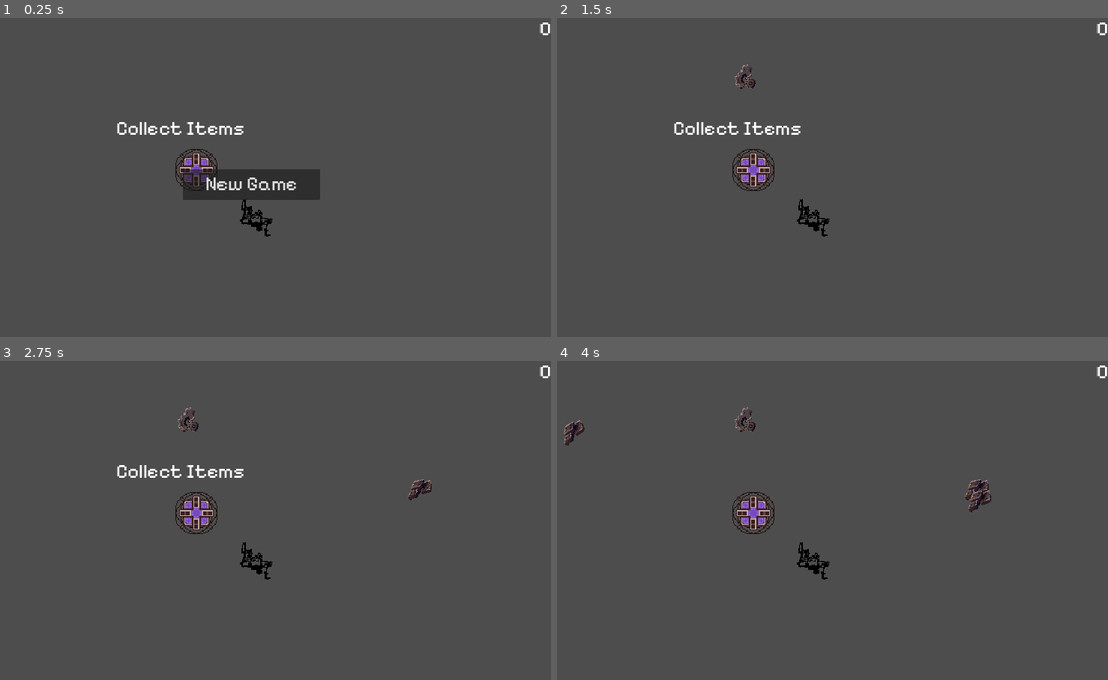
Above: before the commit, frames 1-4 (two rows, left to right).
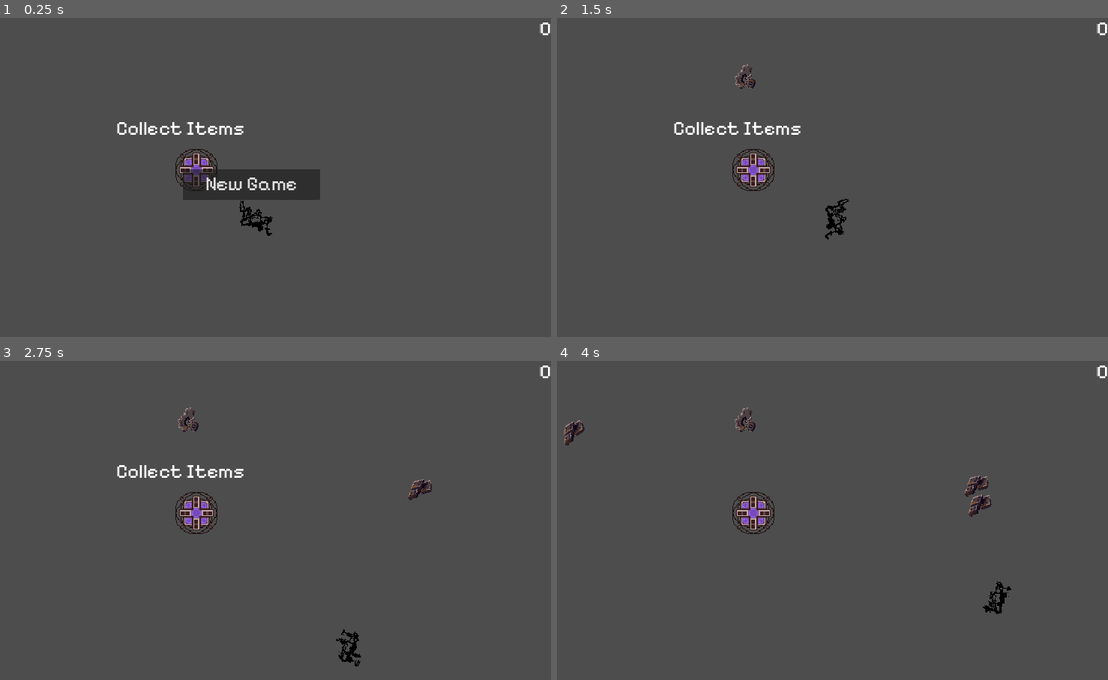
Above: after the commit, the same moments.

Repository: NathanHeaton/Robo-revolution
Game: Godot game, scene res://main.tscn
Two runs of this game, one before a commit and one after it. Both use one fixed random seed, a clock stepped at 60 frames per second and the inputs below.
Inputs (mouse positions are in pixels of both pictures, inside the frame that each line leads up to):
- Up to frame 1 (0.25 s): no input
- Up to frame 2 (1.5 s): click "New Game" at 0.5 s; tap Enter at 1.25 s; move the mouse to (942, 164) at 1.27 s; hold D (move_right) from 1.28 s (still down)
- Up to frame 3 (2.75 s): move the mouse to (132, 542) at 2.02 s; release D (move_right) at 2.03 s; hold S (move_down) from 2.03 s (still down)
- Up to frame 4 (4 s): move the mouse to (865, 453) at 2.77 s; release S (move_down) at 2.78 s; hold D (move_right) 2.78-3.53 s; move the mouse to (777, 590) at 3.52 s; hold W (move_up) from 3.53 s (still down)

The runs differ from the first frame. In frame 1, 0.1% of the frame differs, in the area x 43-50%, y 56-69%; in frame 2, 0.4%; in frame 3, 0.4%; in frame 4, 0.7%, in the area x 43-83%, y 35-80%.

Commit message:
fixed pushing mechanic and start item collection mechanic

Diff:
--- a/robo-revolution/item_collector.tscn
+++ b/robo-revolution/item_collector.tscn
@@ -4,7 +4,7 @@
 [ext_resource type="Texture2D" uid="uid://bc88own3hjhol" path="res://assets/collection_point.png" id="2_ayeuq"]
 
 [sub_resource type="CircleShape2D" id="CircleShape2D_mgpwt"]
-radius = 24.0832
+radius = 88.5664
 
 [sub_resource type="AtlasTexture" id="AtlasTexture_kifpb"]
 atlas = ExtResource("2_ayeuq")
@@ -33,7 +33,7 @@
 "speed": 5.0
 }]
 
-[node name="Item_Collector" type="StaticBody2D"]
+[node name="Item_Collector" type="Area2D"]
 position = Vector2(800, 500)
 script = ExtResource("1_8ruds")
 
@@ -44,3 +44,5 @@
 scale = Vector2(3, 3)
 sprite_frames = SubResource("SpriteFrames_y4ao8")
 animation = &"scrap_collector"
+
+[connection signal="body_entered" from="." to="." method="_on_body_entered"]
--- a/robo-revolution/main.gd
+++ b/robo-revolution/main.gd
@@ -22,6 +22,7 @@
 
 func _on_item_collector_collect() -> void:
 	money += 40
+	print("money gained")
 
 
 
--- a/robo-revolution/main.tscn
+++ b/robo-revolution/main.tscn
@@ -1,10 +1,11 @@
-[gd_scene load_steps=7 format=3 uid="uid://c8nwu4mwix02w"]
+[gd_scene load_steps=8 format=3 uid="uid://c8nwu4mwix02w"]
 
 [ext_resource type="Script" path="res://main.gd" id="1_3hp8v"]
 [ext_resource type="PackedScene" uid="uid://chxff3xxo7qn2" path="res://player.tscn" id="1_kglwf"]
 [ext_resource type="PackedScene" uid="uid://cypyv08he7eys" path="res://scrap_treasure.tscn" id="2_vycq8"]
 [ext_resource type="PackedScene" uid="uid://dkgn3ys5nt1ao" path="res://item_collector.tscn" id="4_q373p"]
 [ext_resource type="PackedScene" uid="uid://3pke8c3v8xbd" path="res://hud.tscn" id="5_h1go3"]
+[ext_resource type="PackedScene" uid="uid://bgplxom4d71ao" path="res://walls.tscn" id="6_o4jhg"]
 
 [sub_resource type="Curve2D" id="Curve2D_ijyt7"]
 _data = {
@@ -36,6 +37,8 @@
 
 [node name="HUD" parent="." instance=ExtResource("5_h1go3")]
 
+[node name="Walls" parent="." instance=ExtResource("6_o4jhg")]
+
 [connection signal="push" from="Player" to="." method="_on_player_push"]
 [connection signal="timeout" from="loot_spawn_timer" to="." method="_spawn_loot"]
 [connection signal="collect" from="Item_Collector" to="." method="_on_item_collector_collect"]
--- a/robo-revolution/player.gd
+++ b/robo-revolution/player.gd
@@ -1,4 +1,4 @@
-extends StaticBody2D
+extends CharacterBody2D
 signal push
 
 @export var speed = 400
@@ -13,10 +13,12 @@
 	show()
 	$CollisionShape2D.disabled = false
 
-# Called every frame. 'delta' is the elapsed time since the previous frame.
-func _process(delta: float) -> void:
-	var velocity = Vector2.ZERO
+
+func _physics_process(delta: float) -> void:
+	velocity = Vector2.ZERO
 	var mouse_pos = get_viewport().get_mouse_position()
+	var angle_to_mouse = (mouse_pos - position).angle() + deg_to_rad(90)
+
 	if Input.is_action_pressed("move_right"):
 		velocity.x +=1
 	if Input.is_action_pressed("move_up"):
@@ -33,12 +35,21 @@
 		$AnimatedSprite2D.stop()
 
 
+	$AnimatedSprite2D.rotation = angle_to_mouse
+	$player_body.rotation = angle_to_mouse - deg_to_rad(90)
+
+	$pushing_area.rotation = angle_to_mouse
+
+	move_and_slide()
 
 
-	$AnimatedSprite2D.rotation = (mouse_pos - position).angle() + deg_to_rad(90)
+	position = position.clamp(Vector2.ZERO,screen_size)
 
-	position += velocity * delta
-	position = position.clamp(Vector2.ZERO,screen_size)
+	for body in $pushing_area.get_overlapping_bodies():  # Use Area2D method
+		if body is RigidBody2D:
+			var push_direction = (body.position - position).normalized()
+			body.apply_central_impulse(push_direction * 5)  # Adjust push force
+
 
 
 
--- a/robo-revolution/player.tscn
+++ b/robo-revolution/player.tscn
@@ -40,12 +40,15 @@
 }]
 
 [sub_resource type="CapsuleShape2D" id="CapsuleShape2D_v7ykx"]
-radius = 27.0
-height = 100.0
+radius = 38.0
+height = 120.0
 
-[node name="Player" type="RigidBody2D"]
-mass = 20.0
-gravity_scale = 0.0
+[sub_resource type="CapsuleShape2D" id="CapsuleShape2D_6lt8k"]
+radius = 23.0
+height = 106.0
+
+[node name="Player" type="CharacterBody2D"]
+position = Vector2(0, 15)
 script = ExtResource("1_7vtfk")
 metadata/_edit_group_ = true
 
@@ -54,8 +57,14 @@
 sprite_frames = SubResource("SpriteFrames_yp4ya")
 animation = &"walk"
 
-[node name="CollisionShape2D" type="CollisionShape2D" parent="."]
+[node name="pushing_area" type="Area2D" parent="."]
+
+[node name="CollisionShape2D" type="CollisionShape2D" parent="pushing_area"]
+position = Vector2(2, -8)
 rotation = 1.5708
 shape = SubResource("CapsuleShape2D_v7ykx")
 
-[connection signal="body_entered" from="." to="." method="_on_body_entered"]
+[node name="player_body" type="CollisionShape2D" parent="."]
+position = Vector2(1, 5)
+rotation = 1.5708
+shape = SubResource("CapsuleShape2D_6lt8k")
--- a/robo-revolution/rigid_body_2d.gd
+++ b/robo-revolution/rigid_body_2d.gd
@@ -1,4 +1,4 @@
-extends RigidBody2D
+extends Area2D
 
 signal collect
 
@@ -16,4 +16,6 @@
 
 
 func _on_body_entered(body: Node) -> void:
-	collect.emit()
+	print("money gained")
+	if body is RigidBody2D:
+		collect.emit()
--- a/robo-revolution/scrap_treasure.gd
+++ b/robo-revolution/scrap_treasure.gd
@@ -6,6 +6,12 @@
 	var scrap_treasure_types = Array($AnimatedSprite2D.sprite_frames.get_animation_names())
 	$AnimatedSprite2D.animation = scrap_treasure_types.pick_random()
 
+	contact_monitor = true
+
+	max_contacts_reported = 1
+
+
+
 # Called every frame. 'delta' is the elapsed time since the previous frame.
 func _process(delta: float) -> void:
 	pass
--- a/robo-revolution/scrap_treasure.tscn
+++ b/robo-revolution/scrap_treasure.tscn
@@ -1,10 +1,14 @@
-[gd_scene load_steps=19 format=3 uid="uid://cypyv08he7eys"]
+[gd_scene load_steps=20 format=3 uid="uid://cypyv08he7eys"]
 
 [ext_resource type="Script" path="res://scrap_treasure.gd" id="1_bp5v4"]
 [ext_resource type="Texture2D" uid="uid://dsg2470af5hxa" path="res://assets/loot_items.png" id="1_lcom2"]
 
+[sub_resource type="PhysicsMaterial" id="PhysicsMaterial_vufmf"]
+friction = 14.75
+rough = true
+
 [sub_resource type="CircleShape2D" id="CircleShape2D_ujyit"]
-radius = 14.0357
+radius = 32.0
 
 [sub_resource type="AtlasTexture" id="AtlasTexture_ycdfh"]
 atlas = ExtResource("1_lcom2")
@@ -128,7 +132,10 @@
 }]
 
 [node name="Scrap_Treasure" type="RigidBody2D"]
+mass = 2.0
+physics_material_override = SubResource("PhysicsMaterial_vufmf")
 gravity_scale = 0.0
+inertia = 9.7
 script = ExtResource("1_bp5v4")
 
 [node name="CollisionShape2D" type="CollisionShape2D" parent="."]
--- /dev/null
+++ b/robo-revolution/walls.tscn
@@ -0,0 +1,6 @@
+[gd_scene format=3 uid="uid://bgplxom4d71ao"]
+
+[node name="Walls" type="StaticBody2D"]
+
+[node name="CollisionPolygon2D" type="CollisionPolygon2D" parent="."]
+polygon = PackedVector2Array(23, 2, 1963, -1, 1956, 1083, -4, 1085, -2, 30, -43, 1, -64, 1157, 2035, 1140, 2016, -114, -43, -87)
Not shown: 1 places in robo-revolution/player.tscn that only renumber resources
